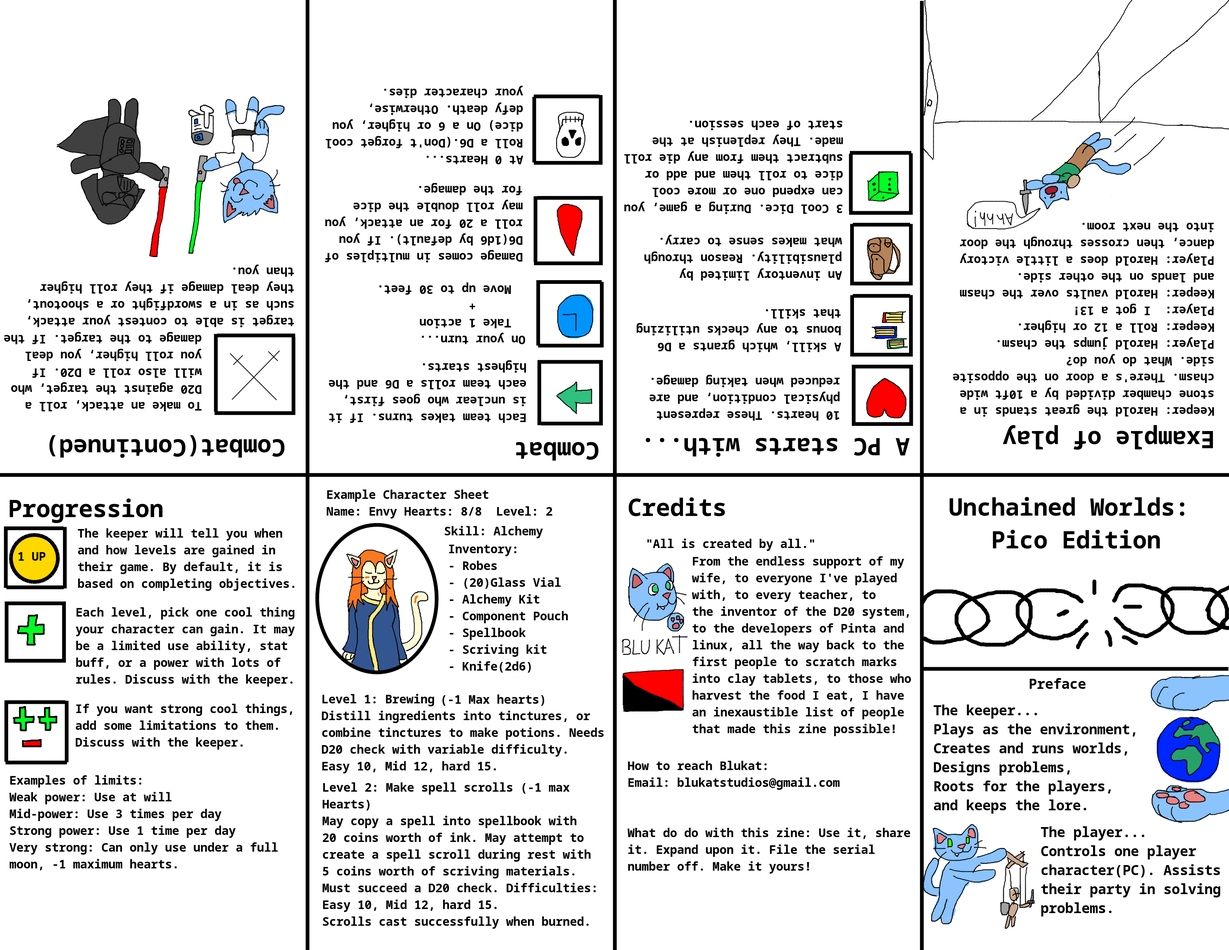
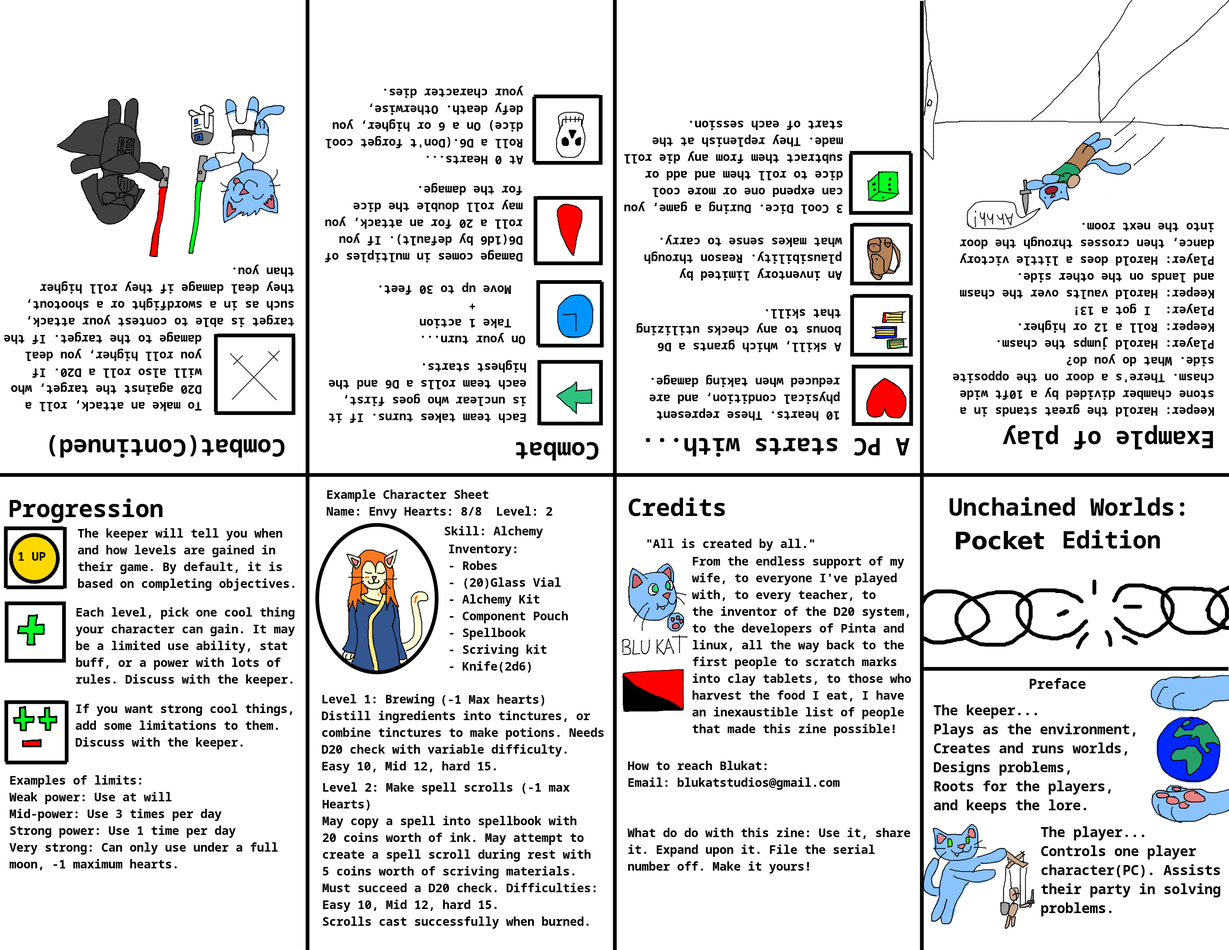
Before/after of a 1229px x 950px layered artwork. What changed in the layer stack:
painted on "Text" over [955, 529, 1048, 550]
showed "Background" over [955, 529, 1048, 550]
